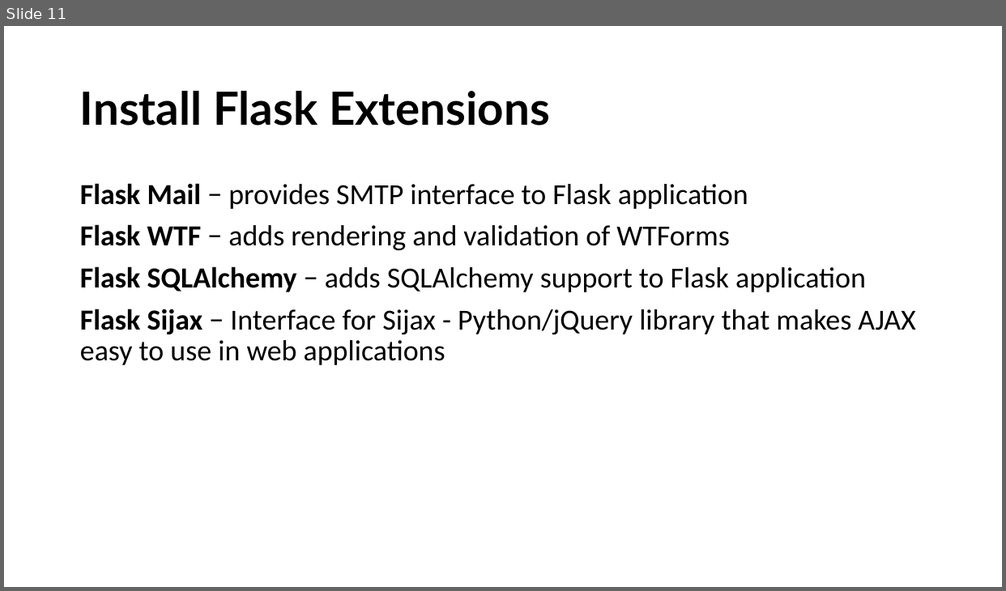
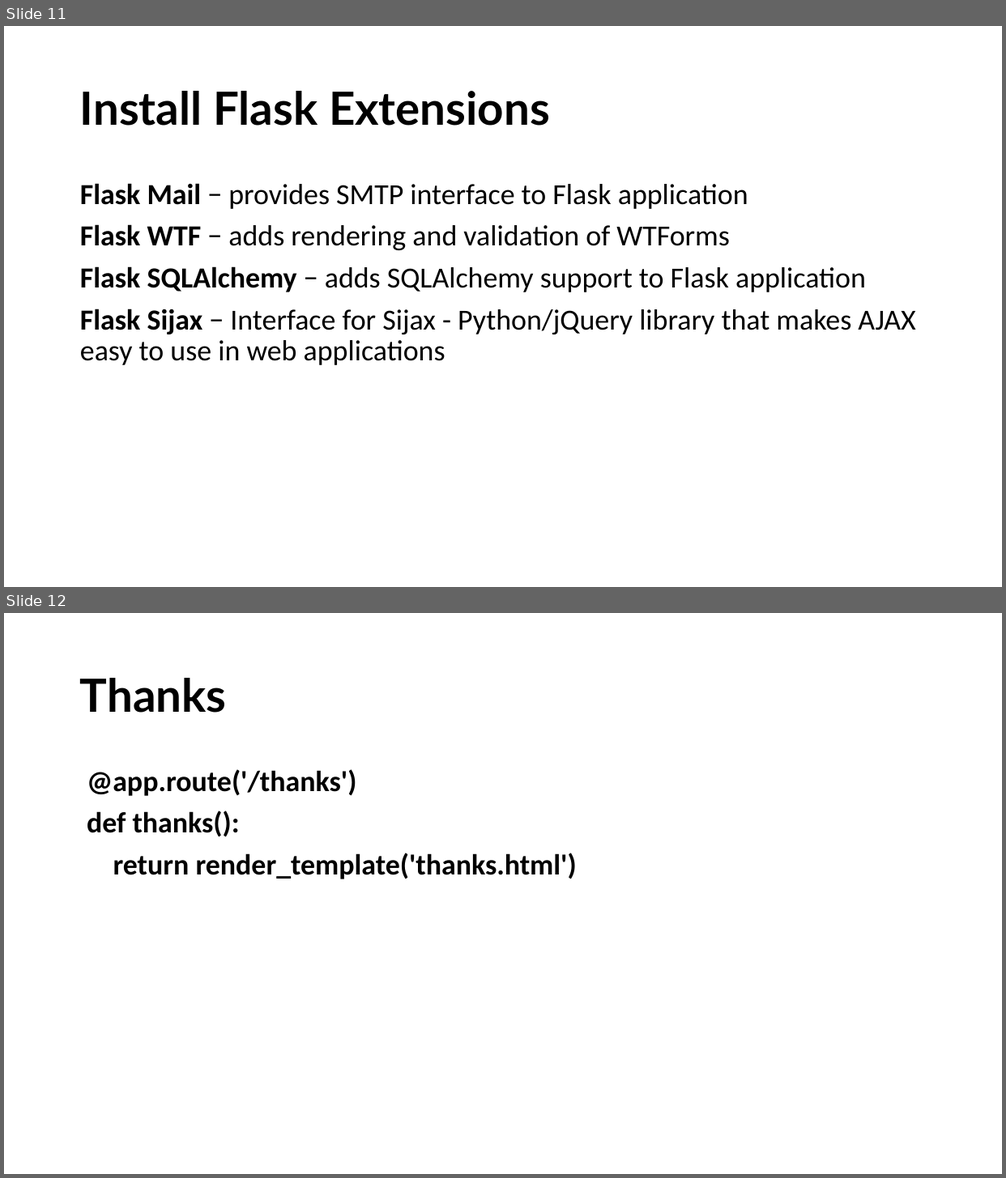
Before and after one commit to TrilokiDA/Flask-Python, a slide deck: Flask.pptx. Shown one above the other, each under a label of ours: slide 11 before the commit, slides 11 and 12 after it. The pictures are 1006x591 and 1006x1178 pixels, drawn with LibreOffice and Linux fonts; fonts in the diff are those of the drawing. Boxes give left, top, right and bottom in pixels: in the first picture for what was removed or moved away, otherwise in the second. Text is boxed around its words. In the diff, an @@ line names an element or a change of style, - is before the commit and + after.

```diff
--- a/Flask.pptx
+++ b/Flask.pptx
@@ slide 12 added at (x1=4, y1=613, x2=1002, y2=1174), background #FFFFFF @@
@@ title added at (x1=80, y1=678, x2=227, y2=713), 44 pt, text #000000, bold @@
+Thanks
@@ text added at (x1=87, y1=769, x2=577, y2=879), 28 pt, text #000000, bold @@
+@app.route('/thanks')
+def thanks():
+return render_template('thanks.html')
```
Also in this commit, not shown: 2 slides changed, 1 other slide added, 1 slide removed, 4 other files.
